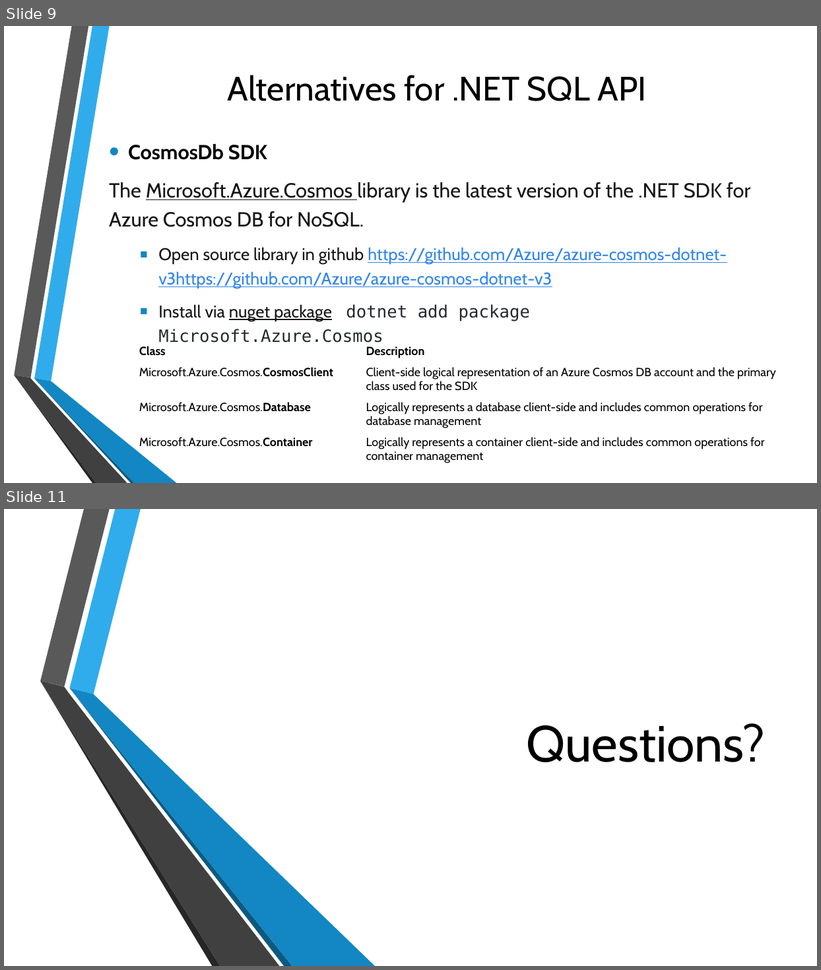
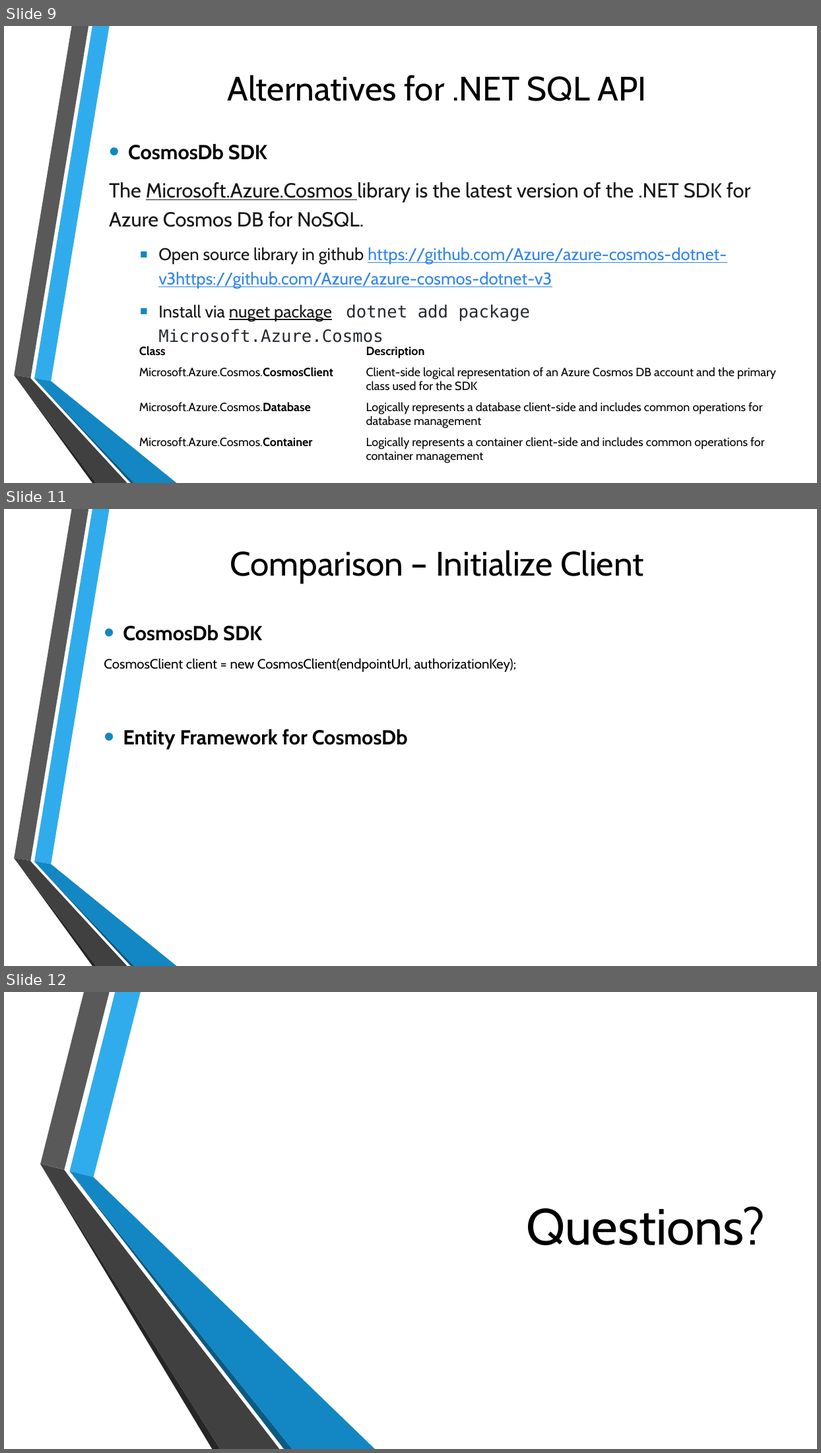
Before and after one commit to dacanetdev/MeetupCosmosDb, a slide deck: Presentation/CosmosDbDotNet.pptx. Shown one above the other, each under a label of ours: slides 9 and 11 before the commit, slides 9, 11 and 12 after it; the slides between them are not shown. The pictures are 821x970 and 821x1453 pixels, drawn with LibreOffice and Linux fonts; fonts in the diff are those of the drawing; background and template pictures are left out. Boxes give left, top, right and bottom in pixels: in the first picture for what was removed or moved away, otherwise in the second. Text is boxed around its words. In the diff, an @@ line names an element or a change of style, - is before the commit and + after.

Commit message:
Update Presentation

```diff
--- a/Presentation/CosmosDbDotNet.pptx
+++ b/Presentation/CosmosDbDotNet.pptx
@@ slide 11 added at (4,509,817,966), background picture (left out); not listed: 6 template elements that a slide beside it also shows @@
@@ title added at (230,550,644,583), 40 pt, text #000000 @@
+Comparison – Initialize Client
@@ text added at (104,625,517,749), 16 pt, text #000000 @@
+• CosmosDb SDK
+CosmosClient client = new CosmosClient(endpointUrl, authorizationKey);
+• Entity Framework for CosmosDb
@@ what was slide 11 is now slide 12 @@
```
Also in this commit, not shown: 1 slide changed, 1 other file.
